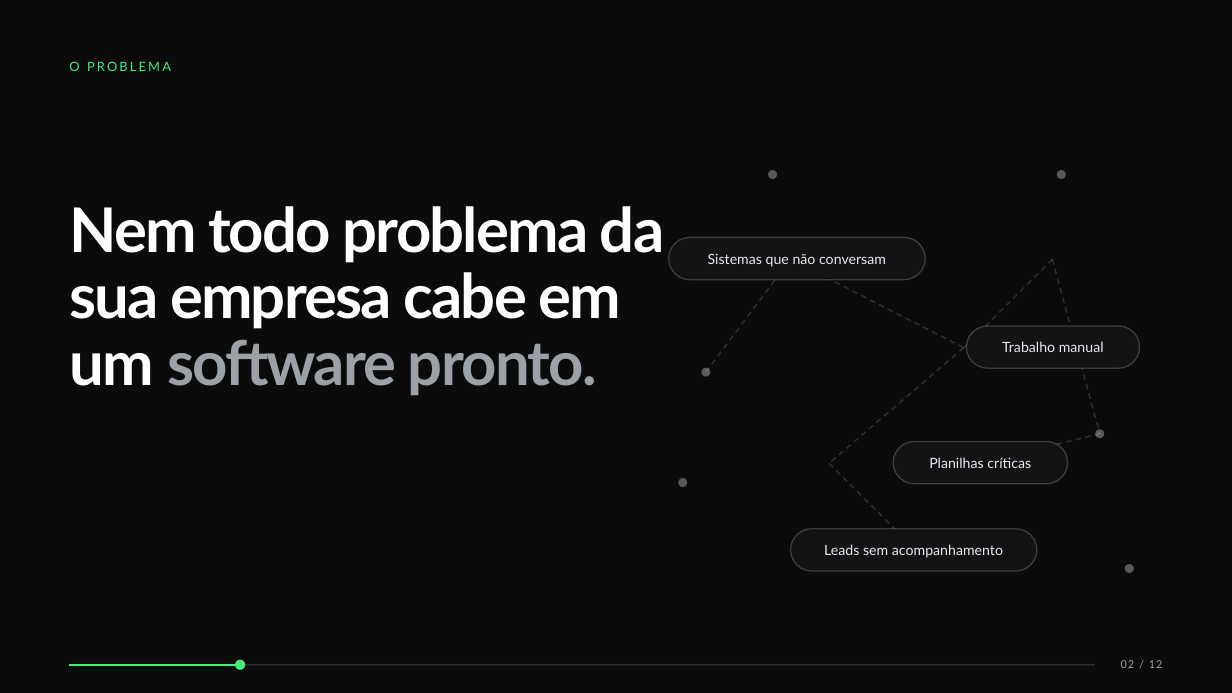
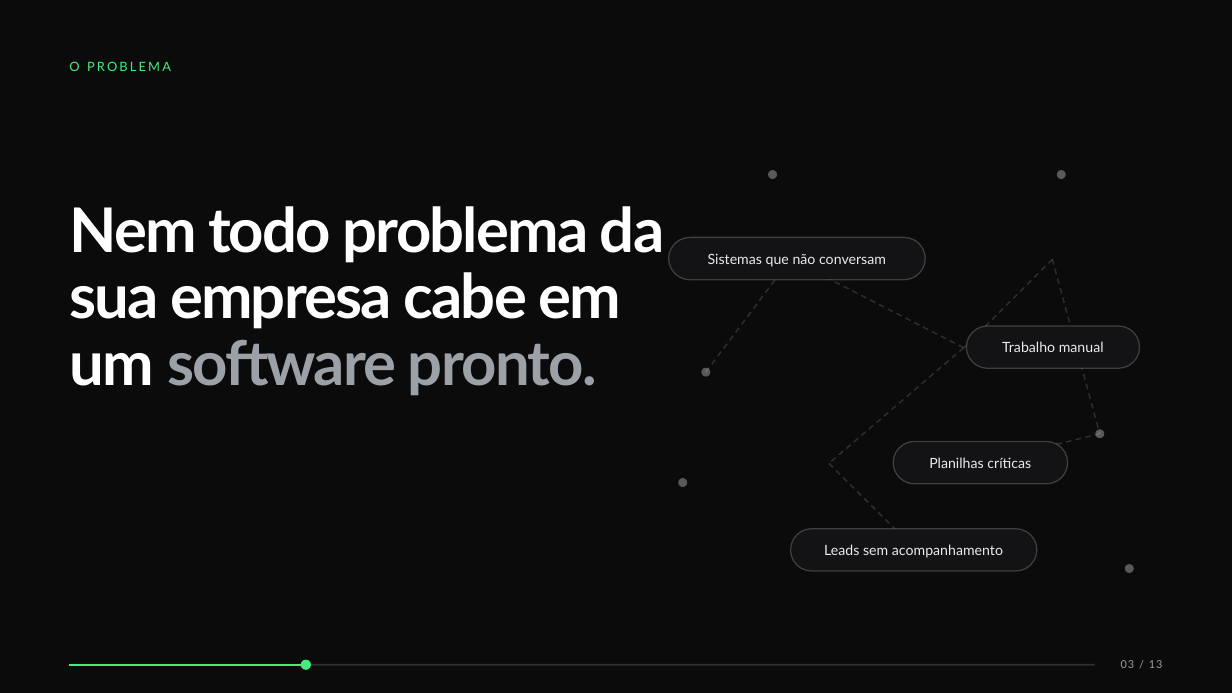
Before and after one commit to Luigi-Choffe/dreamy-site, a slide deck: slide 3 of docs/apresentacao/Dreamy — Apresentação Institucional (editável).pptx (slide 2 before the commit). Drawn at 1232x693 pixels with LibreOffice and Linux fonts; fonts in the diff are those of the drawing. Boxes give left, top, right and bottom in pixels: in the first picture for what was removed or moved away, otherwise in the second. Text is boxed around its words. In the diff, an @@ line names an element or a change of style, - is before the commit and + after.

```diff
--- a/docs/apresentacao/Dreamy — Apresentação Institucional (editável).pptx
+++ b/docs/apresentacao/Dreamy — Apresentação Institucional (editável).pptx
@@ line moved from (69, 665) - (240, 665) to (69, 665) - (306, 665) @@
@@ ellipse: place and size @@
-ellipse at (235,660,245,670)
+ellipse at (301,660,311,670)
@@ text at (1121,660,1163,668): text changed @@
-02 / 12
+03 / 13
```
Also in this commit, not shown: 11 other slides changed, 1 slide added, 8 other files.
